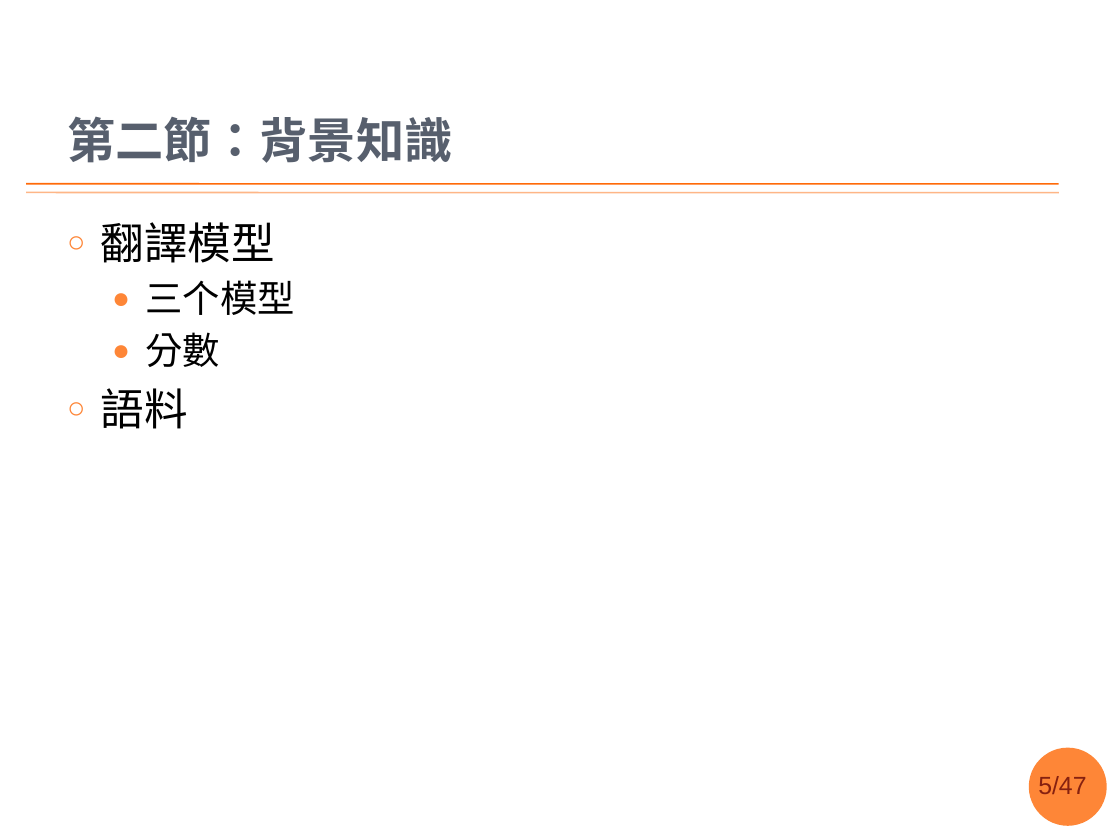
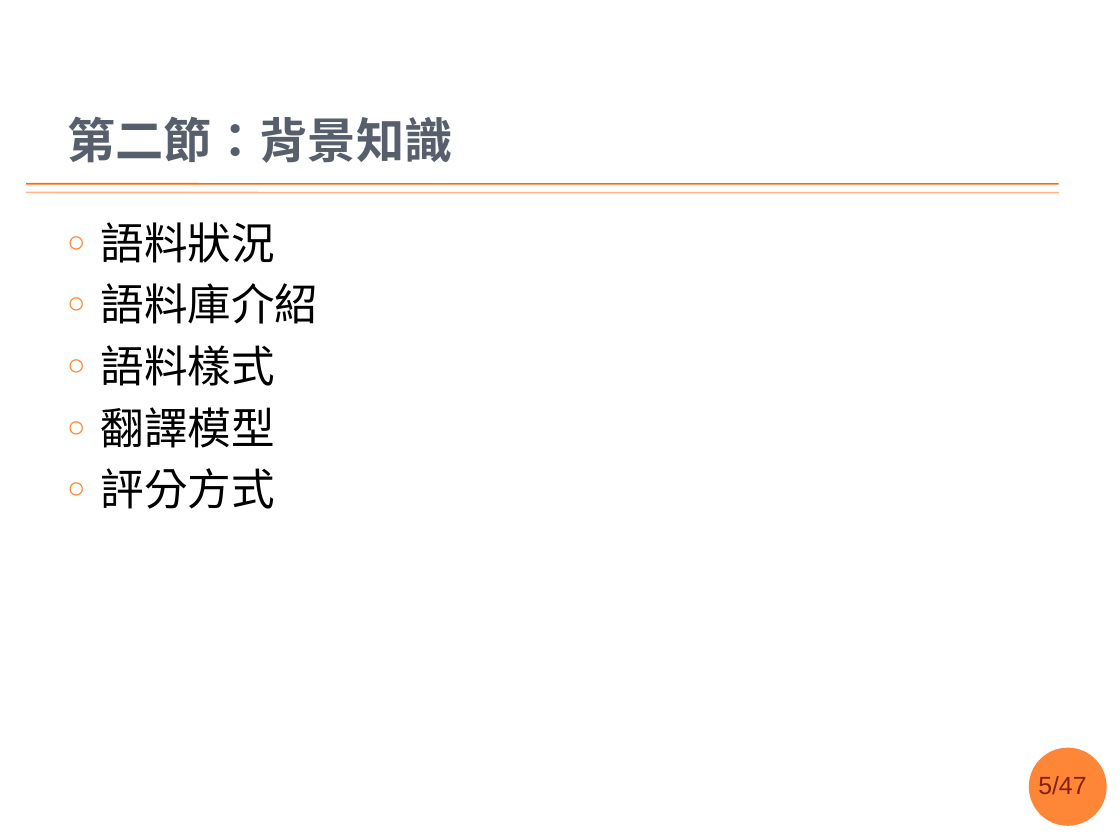
Before and after one commit to sih4sing5hong5/po3-ko3_tau5-iann2-phinn3, a slide deck: slide 5 of 翻譯報告.pptx. Drawn at 1120x840 pixels with LibreOffice and Linux fonts; fonts in the diff are those of the drawing; background and template pictures are left out. Boxes give left, top, right and bottom in pixels: in the first picture for what was removed or moved away, otherwise in the second. Text is boxed around its words. In the diff, an @@ line names an element or a change of style, - is before the commit and + after.

```diff
--- a/翻譯報告.pptx
+++ b/翻譯報告.pptx
@@ text at box(101, 222, 319, 386): paragraphs added @@
+○ 語料狀況
+○ 語料庫介紹
+○ 語料樣式
@@ text at box(101, 468, 275, 509): text changed; size 24 to 28 pt @@
-  ● 三个模型
-  ● 分數
-○ 語料
+○ 評分方式
```
Also in this commit, not shown: 10 other slides changed.
